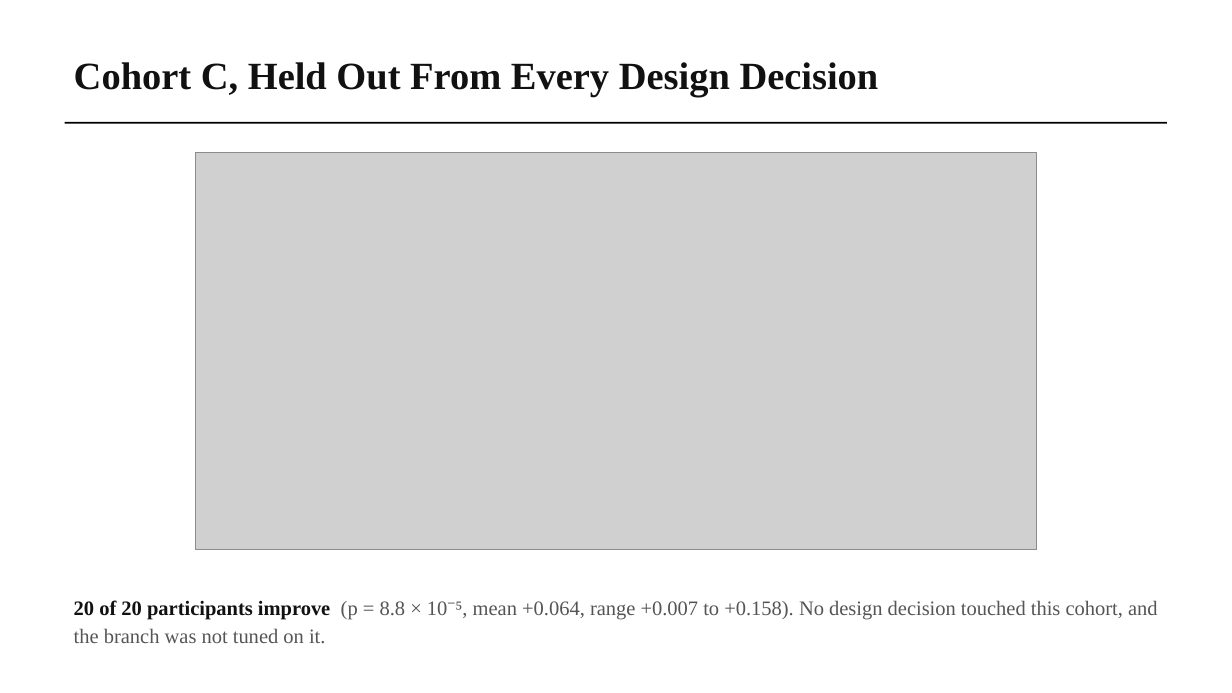
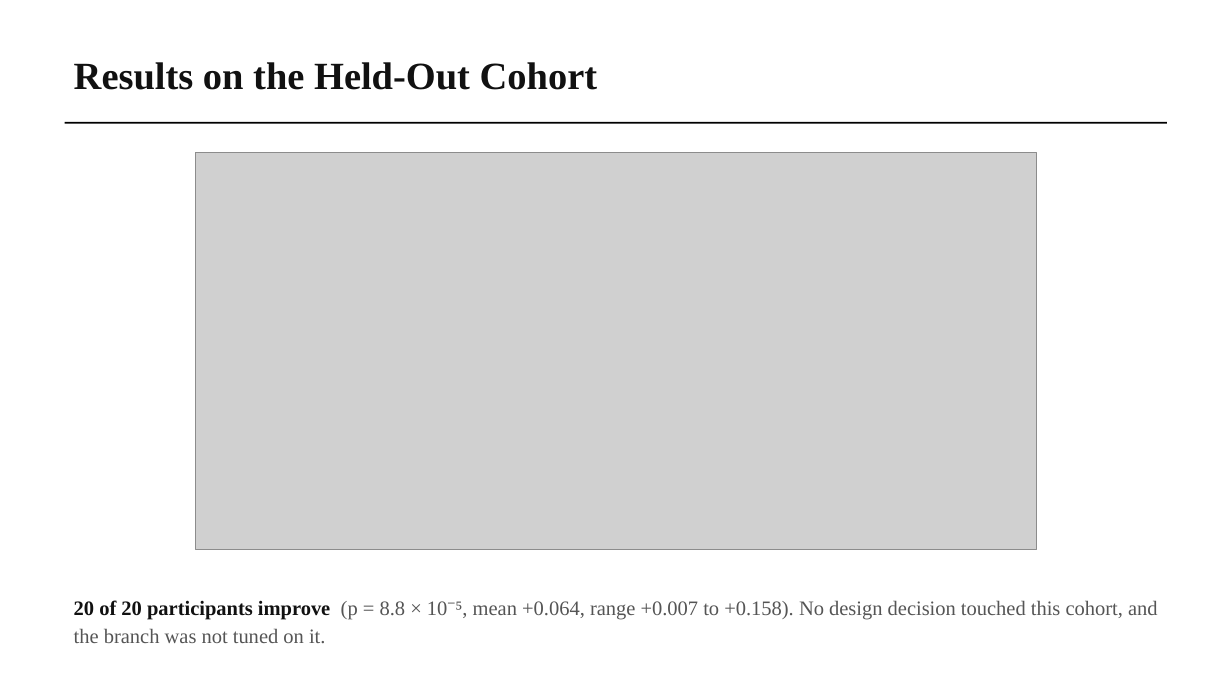
Before and after one commit to wshuv-o/calmnet, a slide deck: slide 14 of presentation/CALM-Net_final_presentation.pptx. Drawn at 1232x693 pixels with LibreOffice and Linux fonts; fonts in the diff are those of the drawing; grey boxes stand for pictures. Boxes give left, top, right and bottom in pixels: in the first picture for what was removed or moved away, otherwise in the second. Text is boxed around its words. In the diff, an @@ line names an element or a change of style, - is before the commit and + after.

```diff
--- a/presentation/CALM-Net_final_presentation.pptx
+++ b/presentation/CALM-Net_final_presentation.pptx
@@ text at box(74, 62, 598, 90): text changed @@
-Cohort C, Held Out From Every Design Decision
+Results on the Held-Out Cohort
```
Also in this commit, not shown: 13 other slides changed, 2 other files.
